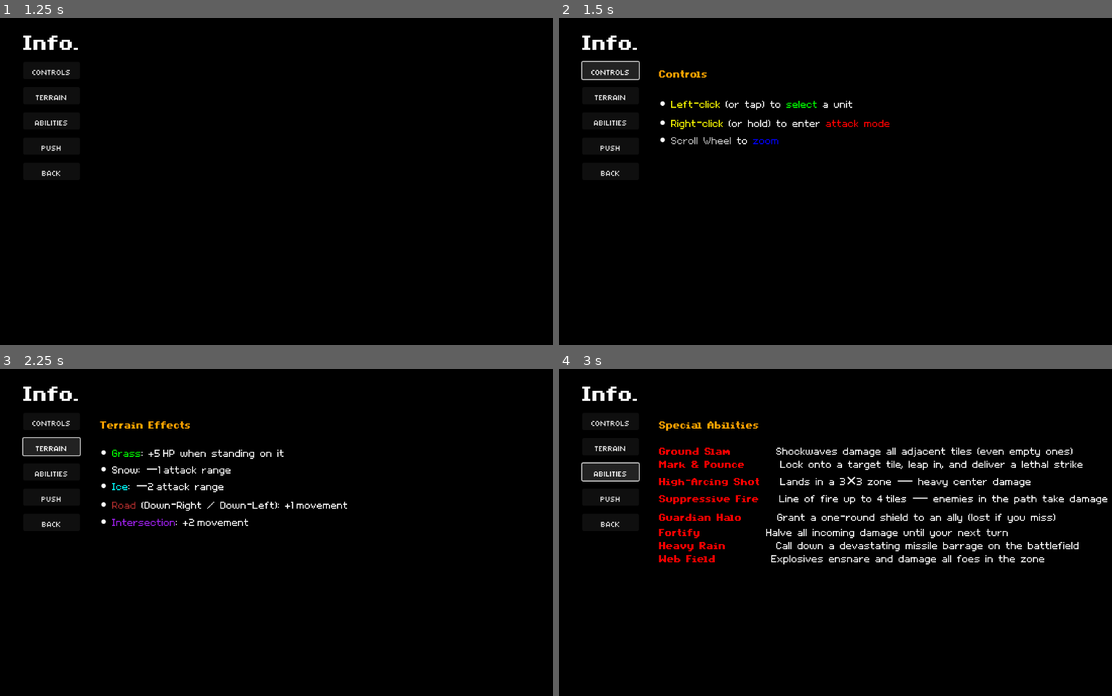
Above: before the commit, frames 1-4 (two rows, left to right).
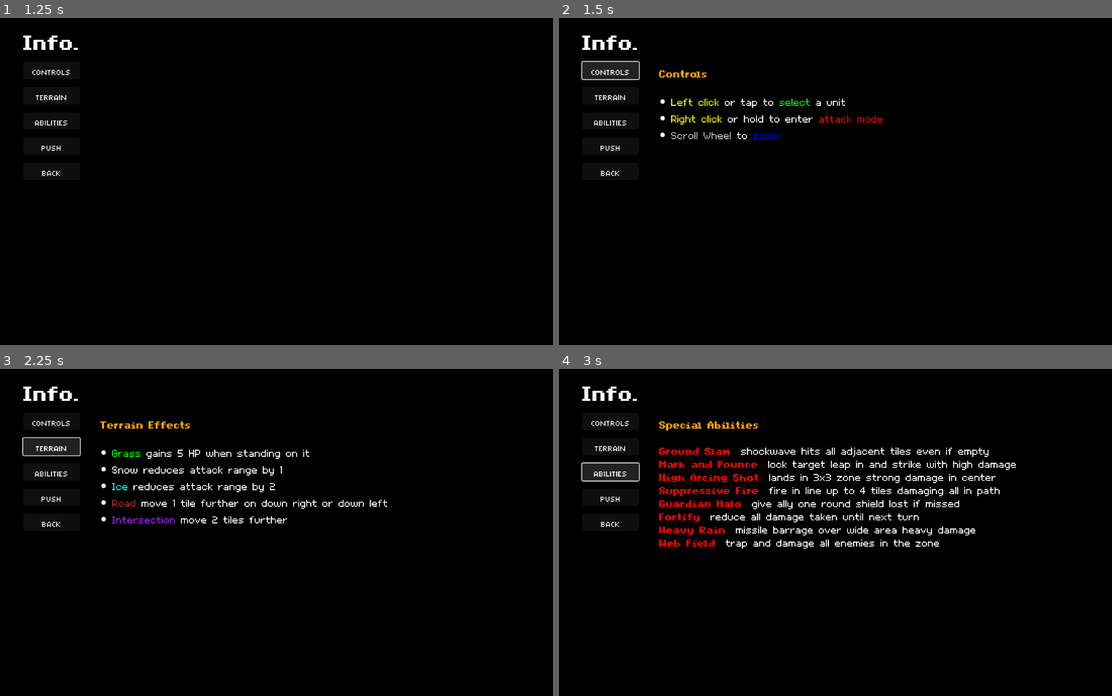
Above: after the commit, the same moments.

Repository: Tekknobot/Terrain
Game: Godot game, scene res://Scenes/TitleScreen.tscn
Same seed, same stepped clock (60 frames per second), same inputs: the game is played once before the commit and once after it. Sound files missing from this copy of the repository are replaced by a short silence.
Inputs:
- Up to frame 1 (1.25 s): click "Tutorials" at 0.5 s
- Up to frame 2 (1.5 s): click "Controls" at 1.25 s
- Up to frame 3 (2.25 s): click "Terrain" at 2 s
- Up to frame 4 (3 s): click "Abilities" at 2.75 s

Frame 1 is identical in both runs. In frame 2, 1.4% of the frame differs, in the area x 18-60%, y 24-39%; in frame 3, 1.9%; in frame 4, 7.2%, in the area x 18-100%, y 24-60%.

Commit message:
Refactor.

Diff:
--- a/Scripts/TutorialMenu.gd
+++ b/Scripts/TutorialMenu.gd
@@ -17,35 +17,35 @@
 func _on_controls_pressed() -> void:
 	info_label.text = """[b][color=orange]Controls[/color][/b]
 
-• [color=yellow]Left‑click[/color] (or tap) to [color=green]select[/color] a unit
-• [color=yellow]Right‑click[/color] (or hold) to enter [color=red]attack mode[/color]
+• [color=yellow]Left click[/color] or tap to [color=green]select[/color] a unit
+• [color=yellow]Right click[/color] or hold to enter [color=red]attack mode[/color]
 • [color=gray]Scroll Wheel[/color] to [color=blue]zoom[/color]"""
 
 func _on_terrain_pressed() -> void:
 	info_label.text = """[b][color=orange]Terrain Effects[/color][/b]
 
-• [color=green]Grass[/color]: +5 HP when standing on it
-• [color=white]Snow[/color]: −1 attack range
-• [color=cyan]Ice[/color]: −2 attack range
-• [color=brown]Road[/color] (Down‑Right / Down‑Left): +1 movement
-• [color=purple]Intersection[/color]: +2 movement"""
+• [color=green]Grass[/color] gains 5 HP when standing on it
+• [color=white]Snow[/color] reduces attack range by 1
+• [color=cyan]Ice[/color] reduces attack range by 2
+• [color=brown]Road[/color] move 1 tile further on down right or down left
+• [color=purple]Intersection[/color] move 2 tiles further"""
 
 func _on_abilities_pressed() -> void:
 	info_label.text = """[b][color=orange]Special Abilities[/color][/b]
 
-[b][color=red]Ground Slam       [/color][/b]  Shockwaves damage all adjacent tiles (even empty ones)
-[b][color=red]Mark & Pounce     [/color][/b]  Lock onto a target tile, leap in, and deliver a lethal strike
-[b][color=red]High‑Arcing Shot  [/color][/b]  Lands in a 3×3 zone — heavy center damage
-[b][color=red]Suppressive Fire  [/color][/b]  Line of fire up to 4 tiles — enemies in the path take damage
-[b][color=red]Guardian Halo     [/color][/b]  Grant a one‑round shield to an ally (lost if you miss)
-[b][color=red]Fortify           [/color][/b]  Halve all incoming damage until your next turn
-[b][color=red]Heavy Rain        [/color][/b]  Call down a devastating missile barrage on the battlefield
-[b][color=red]Web Field         [/color][/b]  Explosives ensnare and damage all foes in the zone"""
+[b][color=red]Ground Slam [/color][/b] shockwave hits all adjacent tiles even if empty
+[b][color=red]Mark and Pounce [/color][/b] lock target leap in and strike with high damage
+[b][color=red]High Arcing Shot [/color][/b] lands in 3x3 zone strong damage in center
+[b][color=red]Suppressive Fire [/color][/b] fire in line up to 4 tiles damaging all in path
+[b][color=red]Guardian Halo [/color][/b] give ally one round shield lost if missed
+[b][color=red]Fortify [/color][/b] reduce all damage taken until next turn
+[b][color=red]Heavy Rain [/color][/b] missile barrage over wide area heavy damage
+[b][color=red]Web Field [/color][/b] trap and damage all enemies in the zone"""
 
 func _on_push_pressed() -> void:
 	info_label.text = """[b][color=orange]Push Mechanic[/color][/b]
 
-[color=red]Knock enemies[/color] into [color=blue]hazards[/color]—[color=blue]water tiles[/color], [color=gray]off‑map edges[/color] or [color=gray]obstacles[/color]—for [color=red]instant elimination[/color]."""
+[color=red]Knock enemies[/color] into [color=blue]hazards[/color] like [color=blue]water tiles[/color] [color=gray]map edges[/color] or [color=gray]obstacles[/color] for [color=red]instant elimination[/color]"""
 
 func _on_back_pressed() -> void:
 	get_tree().change_scene_to_file("res://Scenes/TitleScreen.tscn")
